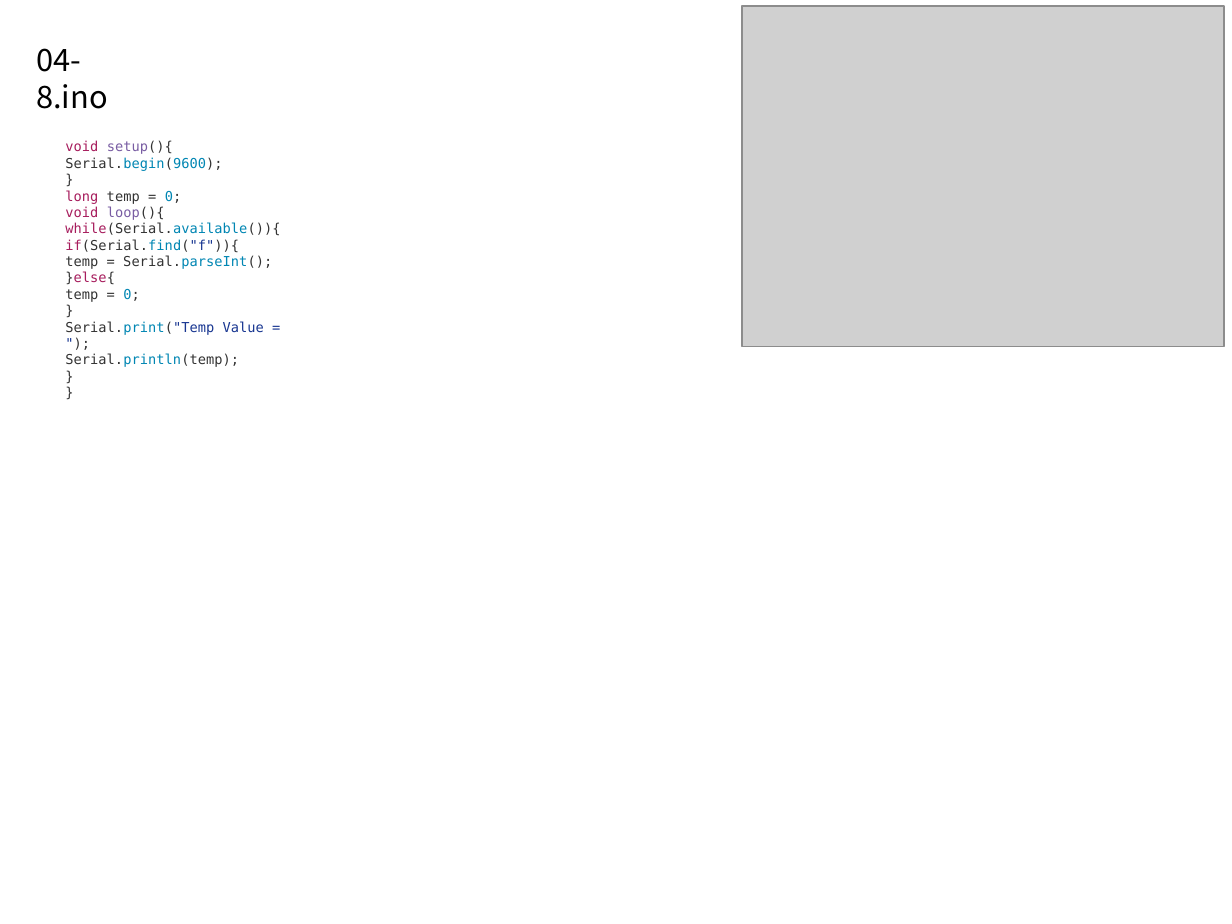
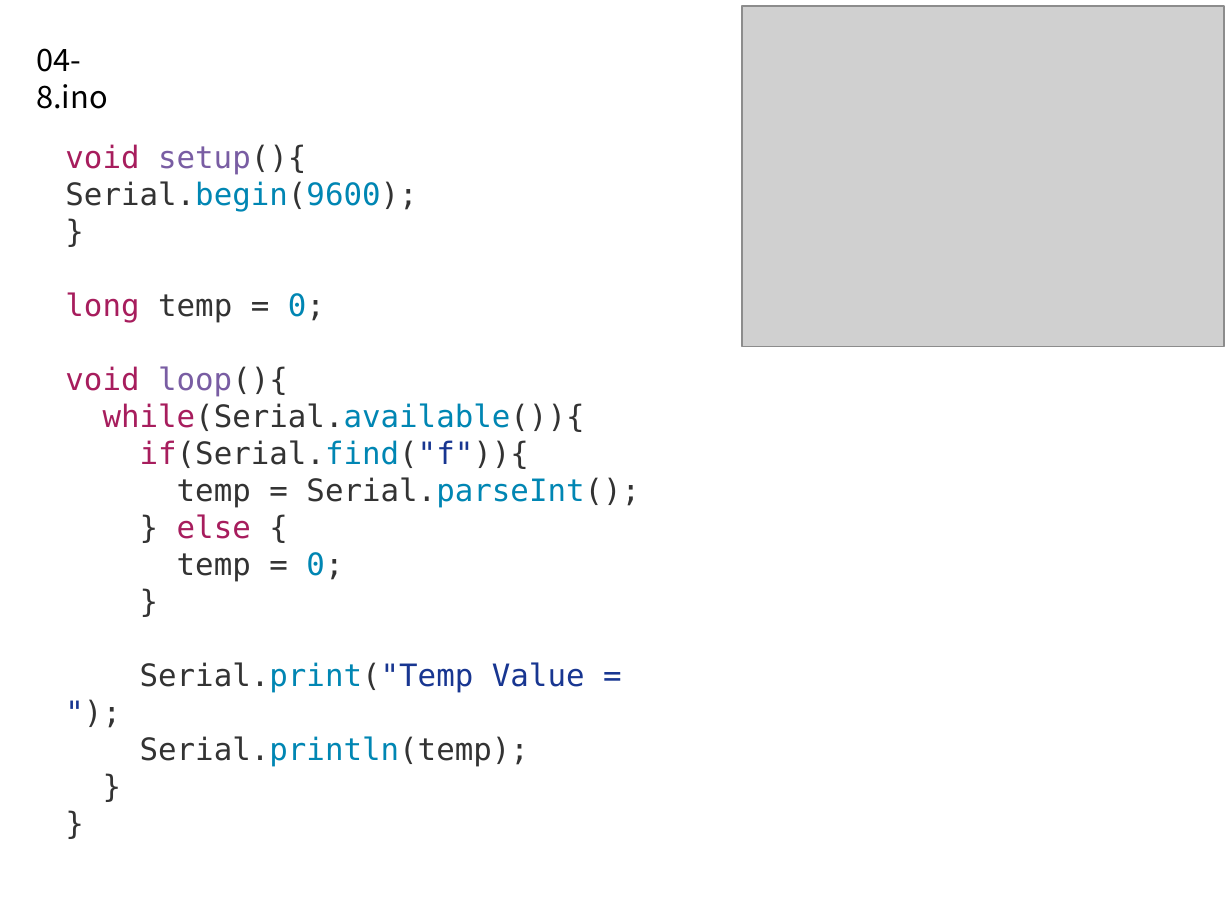
Before and after one commit to taesamja/summer_lec, a slide deck: slide 10 of 아두이노_초급연수.pptx. Drawn at 1232x924 pixels with LibreOffice and Linux fonts; fonts in the diff are those of the drawing; grey boxes stand for pictures. Boxes give left, top, right and bottom in pixels: in the first picture for what was removed or moved away, otherwise in the second. Text is boxed around its words. In the diff, an @@ line names an element or a change of style, - is before the commit and + after.

```diff
--- a/아두이노_초급연수.pptx
+++ b/아두이노_초급연수.pptx
@@ text at box(65, 144, 640, 767): size 8 to 18 pt @@
@@ text at box(177, 514, 251, 539): text changed; size 8 to 18 pt @@
-}else{
+} else {
```
Also in this commit, not shown: 37 other slides changed.
